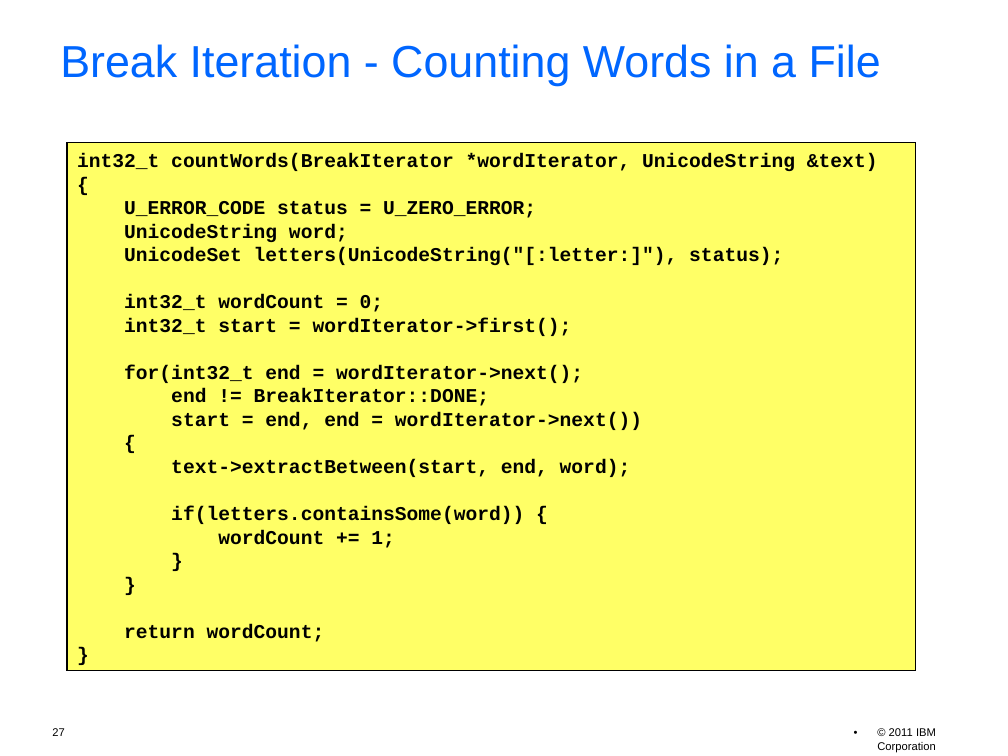
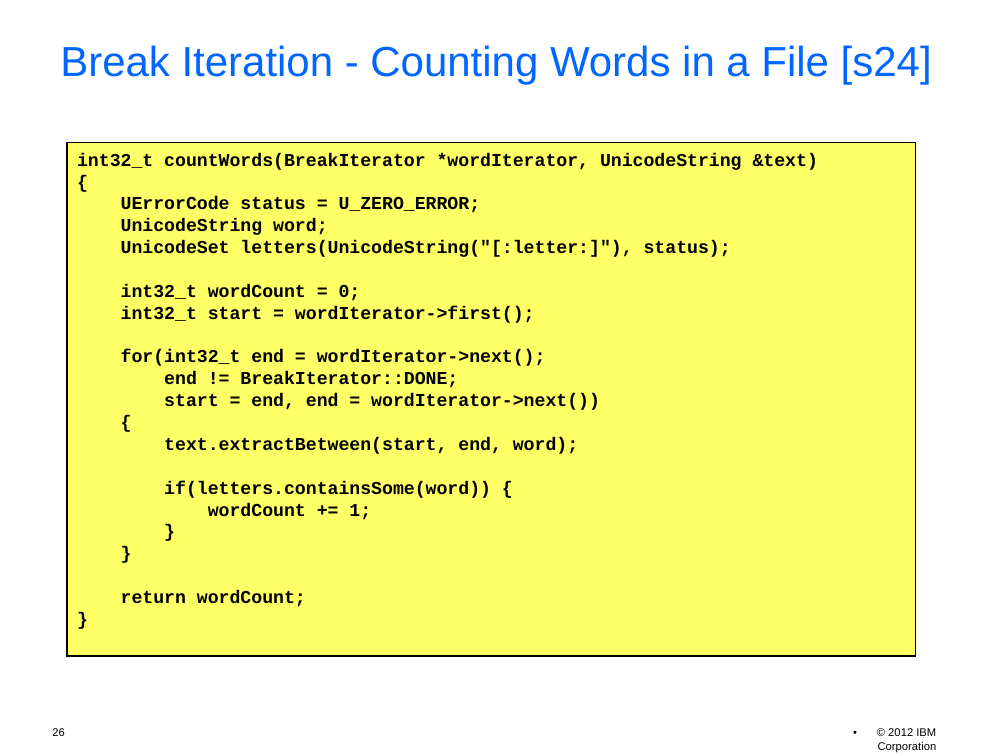
Before and after one commit to unicode-org/icu-docs, a slide deck: slide 26 of docs/pres/icu_workshop.odp (slide 27 before the commit). Drawn at 1008x756 pixels with LibreOffice and Linux fonts; fonts in the diff are those of the drawing; background and template pictures are left out. Boxes give left, top, right and bottom in pixels: in the first picture for what was removed or moved away, otherwise in the second. Text is boxed around its words. In the diff, an @@ line names an element or a change of style, - is before the commit and + after.

```diff
--- a/docs/pres/icu_workshop.odp
+++ b/docs/pres/icu_workshop.odp
@@ title at <box>60,45,932,85</box>: text changed; size 32 to 30 pt @@
-Break Iteration - Counting Words in a File
+Break Iteration - Counting Words in a File [s24]
@@ rectangle "int32_t countWords(BreakIterator *wordIterator, UnicodeStrin ...": place and size @@
-rectangle "int32_t countWords(BreakIterator *wordIterator, UnicodeStrin ..." at <box>68,143,916,671</box>
+rectangle "int32_t countWords(BreakIterator *wordIterator, UnicodeStrin ..." at <box>68,143,916,656</box>
@@ text in rectangle at <box>77,153,818,607</box>: size 14 to 13 pt in "int32_t countWords(BreakIterator *wordIterator, UnicodeStrin ...", "{", "UnicodeString word;", "UnicodeSet letters(UnicodeString("[:letter:]"), status);" and 12 more places @@
@@ text in rectangle at <box>121,197,481,213</box>: text changed; size 14 to 13 pt @@
-U_ERROR_CODE status = U_ZERO_ERROR;
+UErrorCode status = U_ZERO_ERROR;
@@ text in rectangle at <box>164,437,578,454</box>: text changed; size 14 to 13 pt @@
-text->extractBetween(start, end, word);
+text.extractBetween(start, end, word);
@@ page number at <box>52,728,64,736</box>: text changed @@
-27
+26
@@ text at <box>878,728,937,752</box>: text changed @@
-• © 2011 IBM Corporation
+• © 2012 IBM Corporation
```
Also in this commit, not shown: 55 other slides changed, 1 slide added, 2 slides removed, 1 other file.
